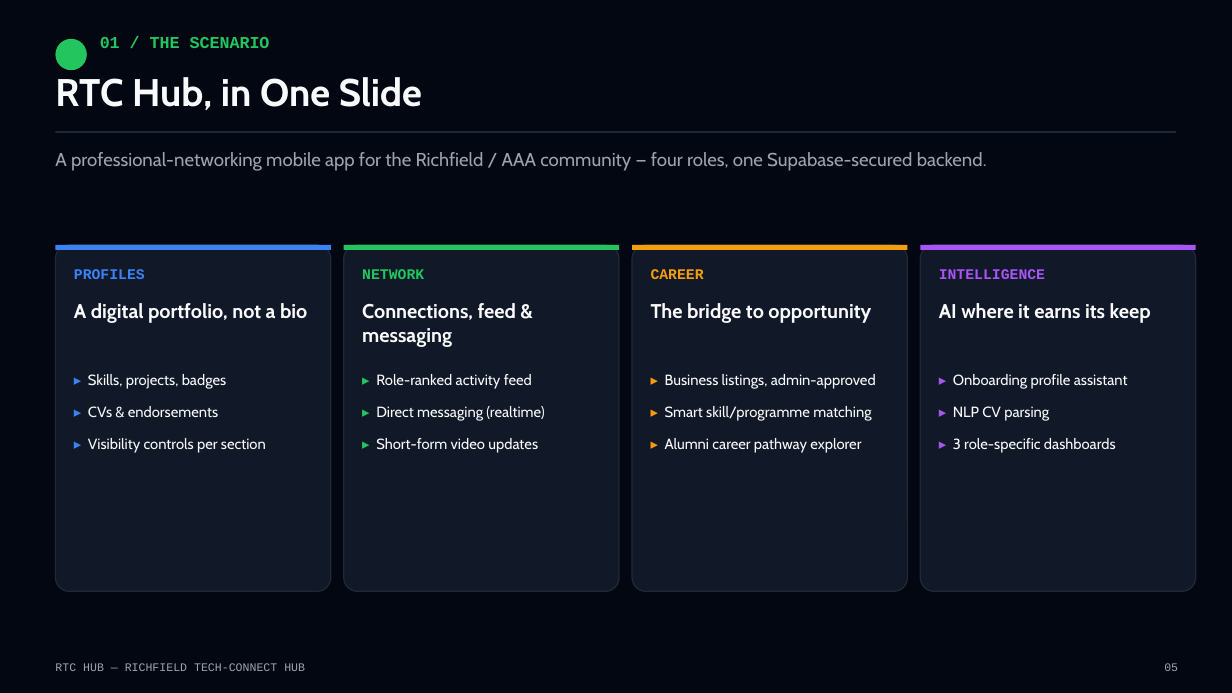
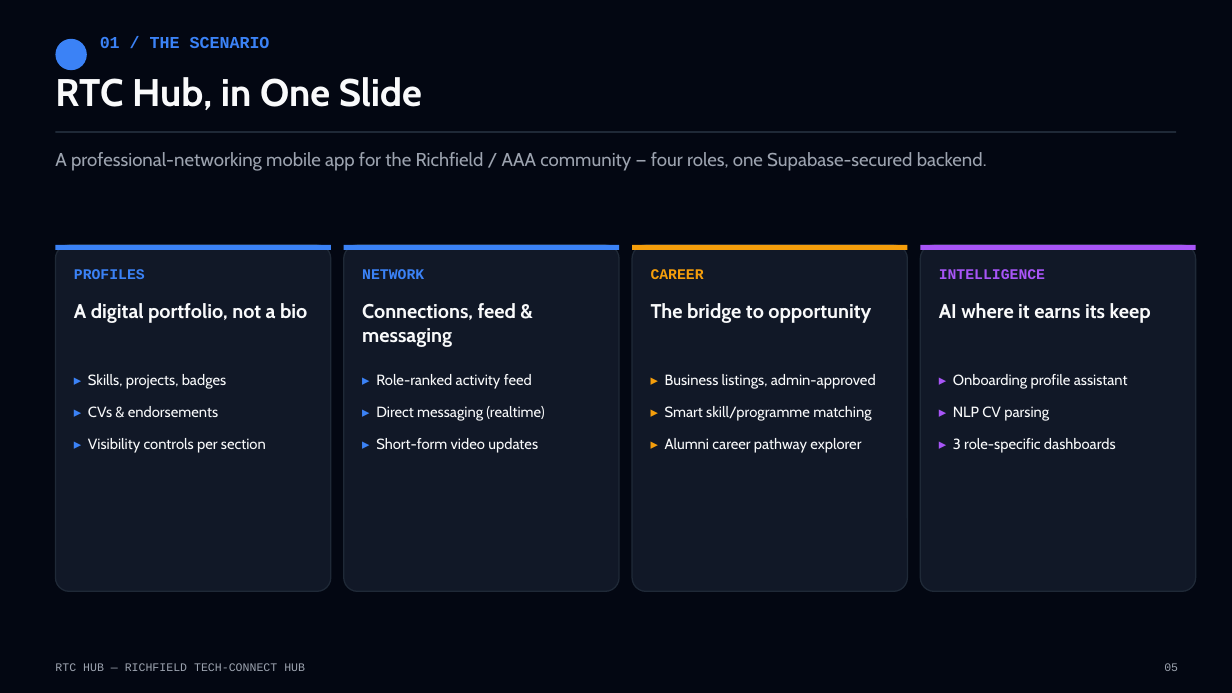
Before and after one commit to victorSam-Ehumadu/RTC-Hub, a slide deck: slide 5 of docs/RTC_Hub_Richfield_Hackathon_2026.pptx. Drawn at 1232x693 pixels with LibreOffice and Linux fonts; fonts in the diff are those of the drawing. Boxes give left, top, right and bottom in pixels: in the first picture for what was removed or moved away, otherwise in the second. Text is boxed around its words. In the diff, an @@ line names an element or a change of style, - is before the commit and + after.

```diff
--- a/docs/RTC_Hub_Richfield_Hackathon_2026.pptx
+++ b/docs/RTC_Hub_Richfield_Hackathon_2026.pptx
@@ rounded rectangle at <box>55,39,87,70</box>: fill #22C55E to #3B82F6 @@
@@ text "01 / THE SCENARIO" at <box>100,37,270,48</box>: text colour #22C55E to #3B82F6 @@
@@ rectangle at <box>344,245,619,250</box>: fill #22C55E to #3B82F6 @@
@@ text "NETWORK" at <box>362,269,424,279</box>: text colour #22C55E to #3B82F6 @@
@@ text "▸ Role-ranked activity feed" at <box>376,374,544,453</box>: text colour #22C55E to #3B82F6 in "▸", "▸", "▸" @@
```
Also in this commit, not shown: 27 other slides changed.
